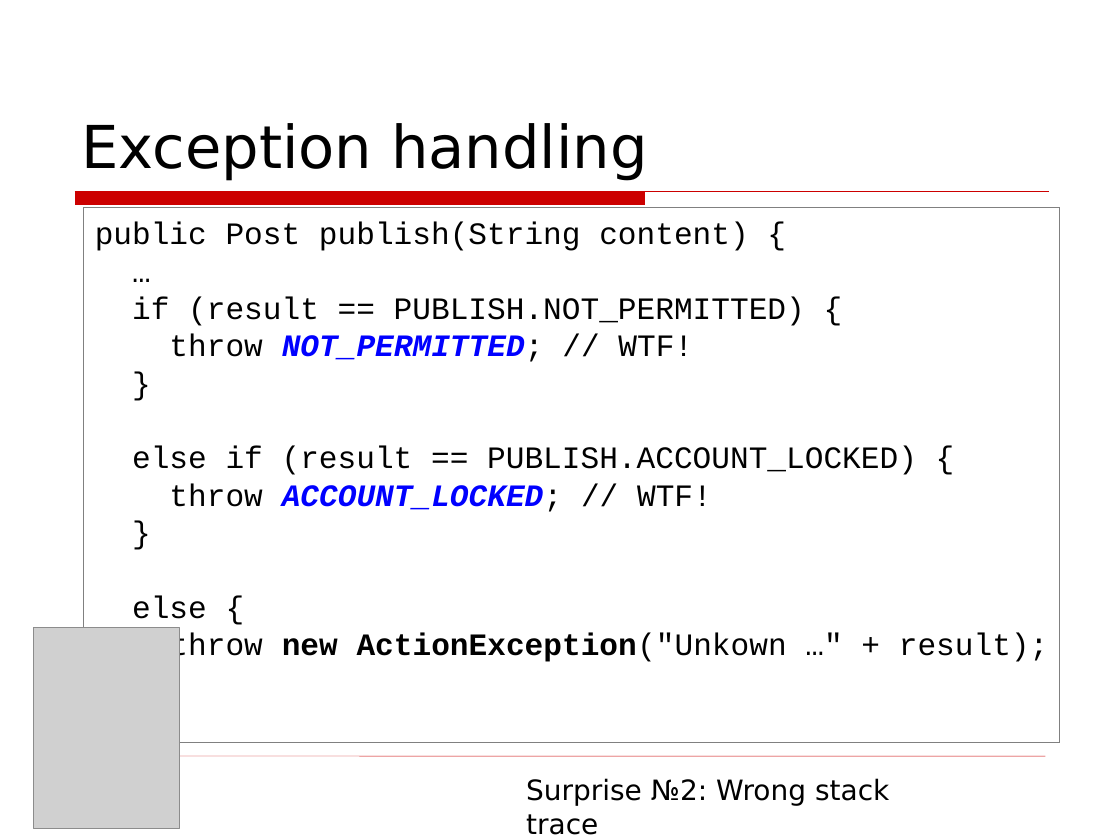
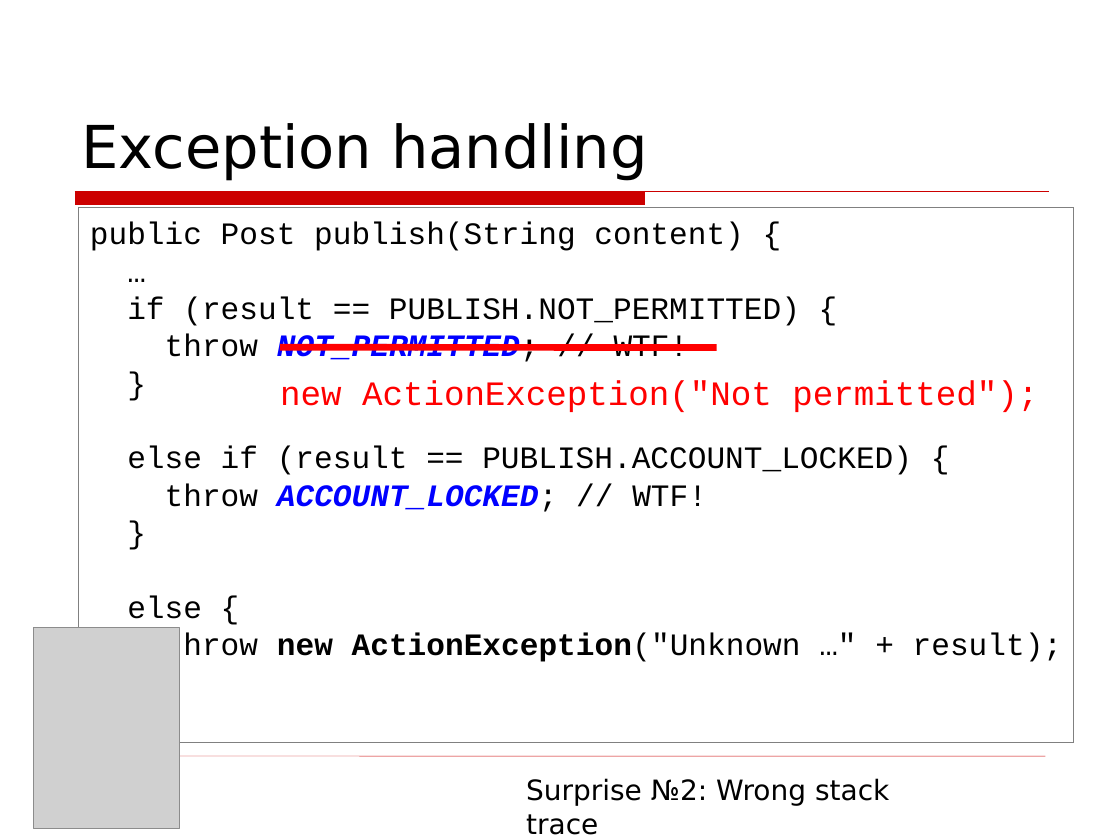
Before and after one commit to asolntsev/presentations, a slide deck: slide 15 of wtf-code/WTF_code.topconf.en.ppt. Drawn at 1120x840 pixels with LibreOffice and Linux fonts; fonts in the diff are those of the drawing; grey boxes stand for pictures; background and template pictures are left out. Boxes give left, top, right and bottom in pixels: in the first picture for what was removed or moved away, otherwise in the second. Text is boxed around its words. In the diff, an @@ line names an element or a change of style, - is before the commit and + after.

```diff
--- a/wtf-code/WTF_code.topconf.en.ppt
+++ b/wtf-code/WTF_code.topconf.en.ppt
@@ rectangle "public Post publish(String content) {": place and size @@
-rectangle "public Post publish(String content) {" at (84, 208, 1061, 743)
+rectangle "public Post publish(String content) {" at (78, 208, 1073, 743)
@@ line added from (280, 347) to (717, 347), #FF0000 4.31 pt @@
@@ text added at (280, 380, 1038, 412), 22 pt, text #FF0000 @@
+new ActionException("Not permitted");
@@ text in rectangle at (165, 633, 1062, 664): text changed @@
-throw new ActionException("Unkown …" + result);
+throw new ActionException("Unknown …" + result);
```
Also in this commit, not shown: 10 other slides changed.
